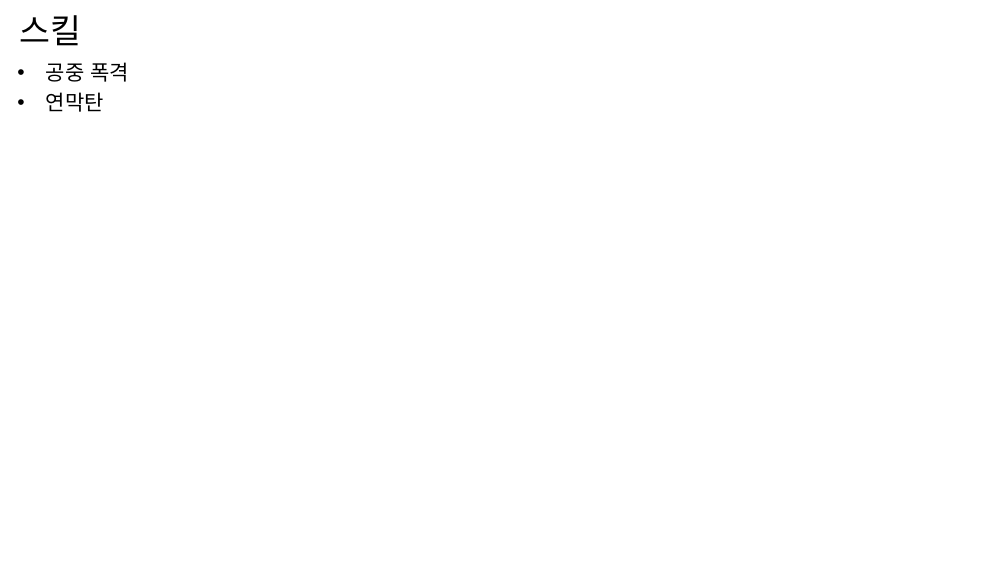
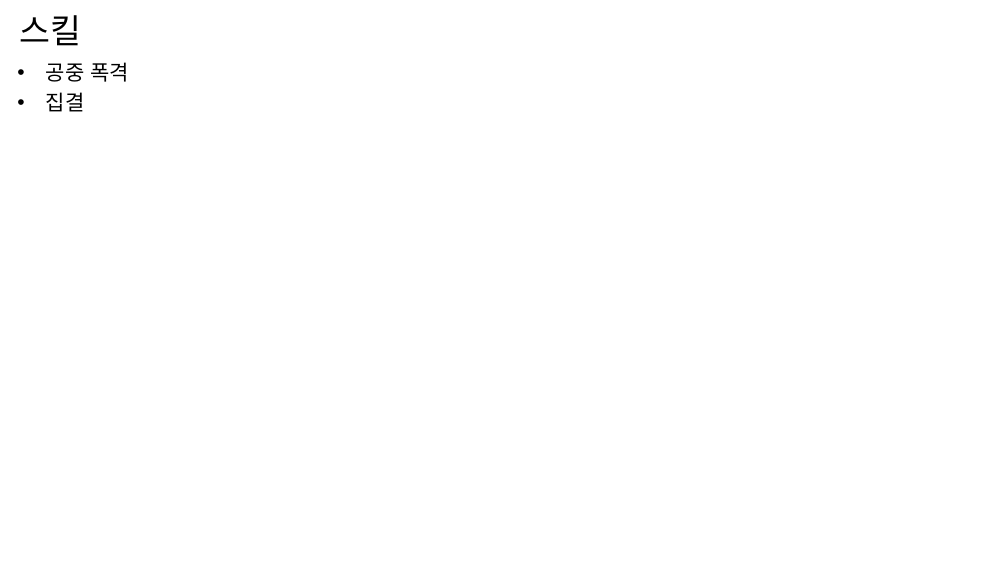
Before and after one commit to JeonJohnson/BICTestRepository, a slide deck: slide 6 of 기획파일/디펜스 게임 (프로토 타입 기획서)1.pptx. Drawn at 1008x567 pixels with LibreOffice and Linux fonts; fonts in the diff are those of the drawing. Boxes give left, top, right and bottom in pixels: in the first picture for what was removed or moved away, otherwise in the second. Text is boxed around its words. In the diff, an @@ line names an element or a change of style, - is before the commit and + after.

Commit message:
폭격 스킬 완성

```diff
--- a/기획파일/디펜스 게임 (프로토 타입 기획서)1.pptx
+++ b/기획파일/디펜스 게임 (프로토 타입 기획서)1.pptx
@@ text at bbox=[46, 92, 85, 112]: text changed @@
-• 연막탄
+• 집결
```
Also in this commit, not shown: 15 other files.
